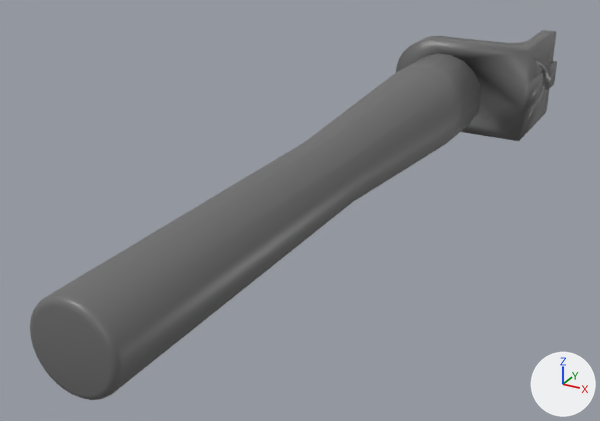
What one commit did to the OBJ model phoebe_mujoco_config/description/assets/full/autec_antenna.obj.
Both versions are drawn from a 50 mm lens placed at (0.0584, -0.1768, 0.05), pointed at (-0.0069, -0.0581, -0.0094). Every picture has the same lights, and +X, +Y and +Z are marked at lower right. The first picture is the older version. Where no turn or scale is listed for an object, it has been applied to the vertices. Vertices at exactly the same position are counted once.

Objects in the first picture: 'autec_antenna'.
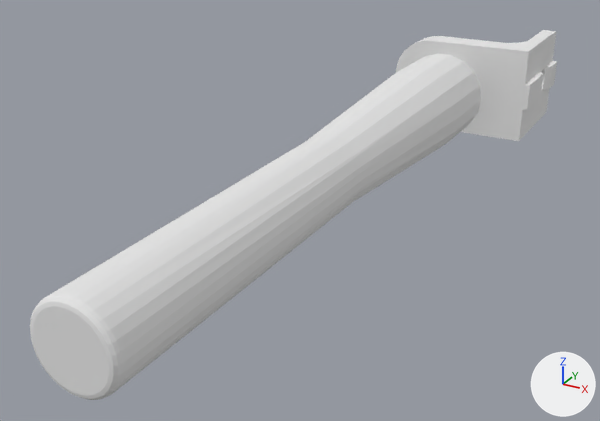
Where the change shows, as pixel boxes [x1, y1, x2, y2] in the pictures (600 x 421 px):
'autec_antenna', recoloured, shading changed (dark grey to white): [30, 30, 557, 400] in both

What changed in the scene script:
```text
Add mat_mtl_m16:
    mat_mtl_m16 = principled_material('mtl_m16')
    mat_mtl_m16.base_color = (0.8, 0.8, 0.8)  # white #e7e7e7
    mat_mtl_m16.roughness = 1.0
Change me_autec_antenna:
    where me_autec_antenna.from_pydata(...)  # 400 vertices, 800 faces; spans x -0.0135..0.0175, y -0.122..0.025, z -0.01..0.01
    used by ob_autec_antenna; location = (0.0, 0.0, 0.0)
    remove me_autec_antenna.materials.append(mat_new_mat_color_016)  # dark grey #6c6c6c
    me_autec_antenna part 1: all faces are now shaded flat (800 of 800 changed)
    add me_autec_antenna.materials.append(mat_mtl_m16)  # white #e7e7e7
```
